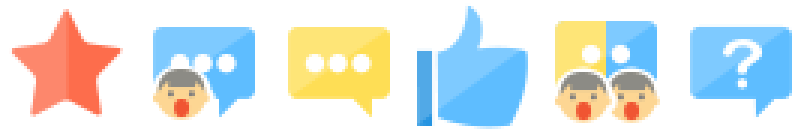
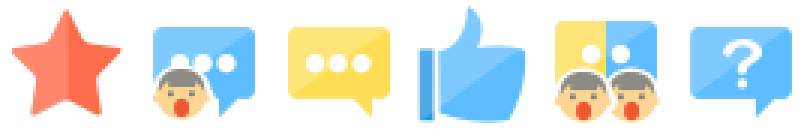
Layers edited between the first and the second 810×135 image:
added group "лайк" (1st of 2) with 3 layers above "коммент копия 2" over box(417, 6, 528, 123)
added layer "Фигура 743" (1st of 2, in "лайк") in group "лайк" over box(417, 6, 525, 123)
added layer "Фигура 462 копия 7" (1st of 2, in "лайк") in group "лайк" over box(438, 6, 528, 123)
added layer "Фигура 461 копия 7" (1st of 2, in "лайк") in group "лайк" over box(417, 48, 435, 123)
hid group "лайк" (2nd of 2) (3 layers) over box(417, 3, 528, 129)
